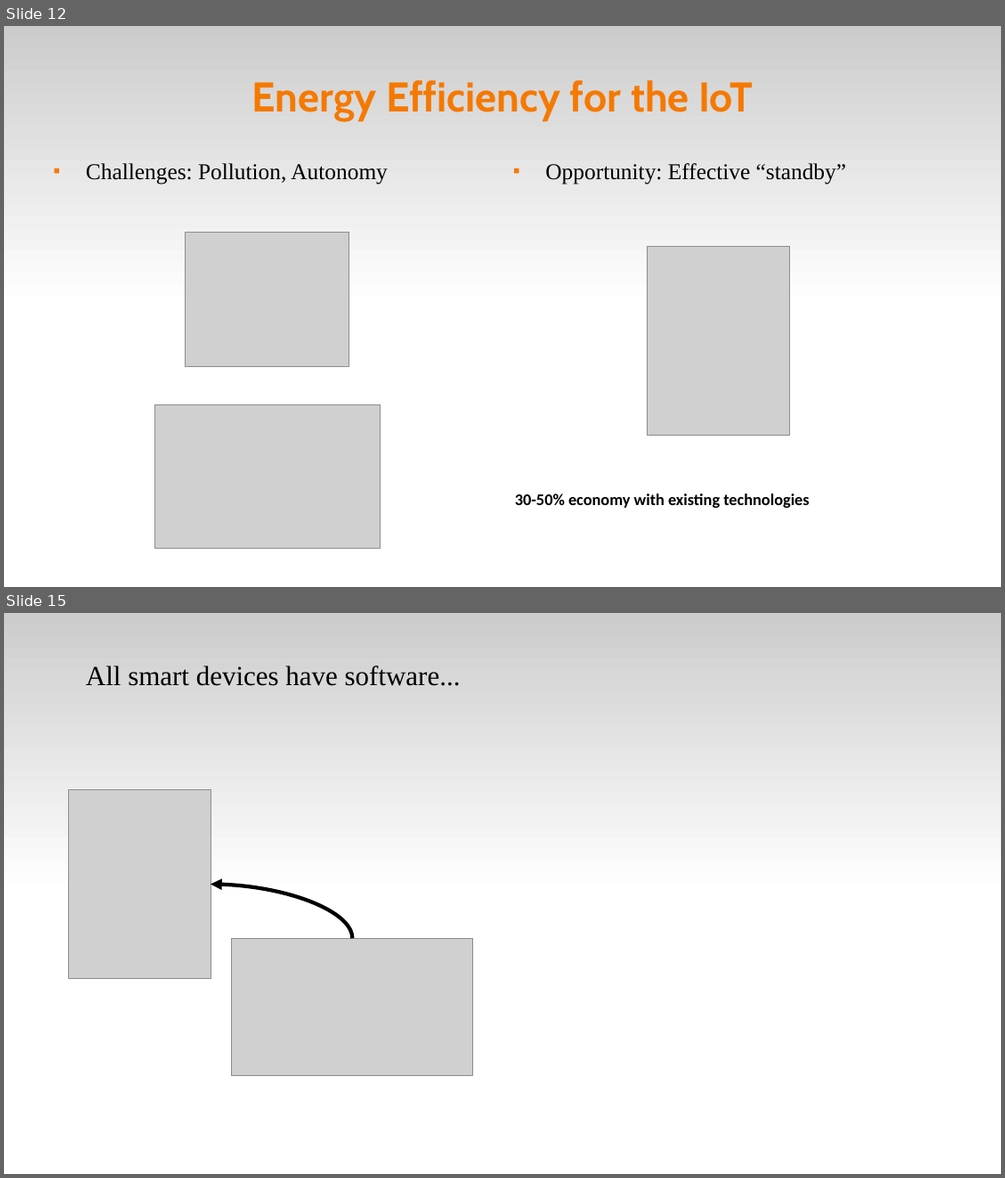
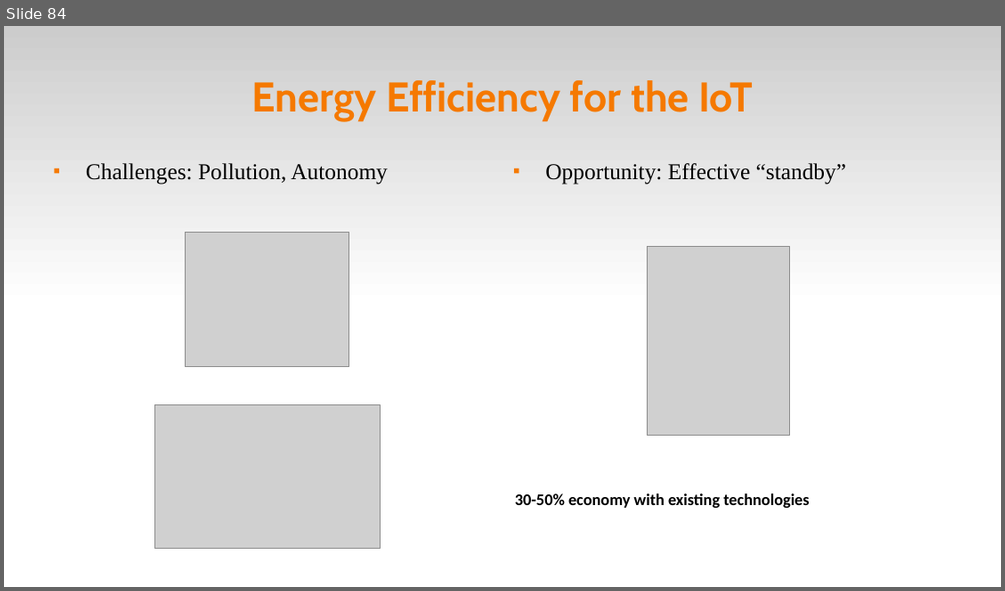
Before and after one commit to fsantanna-uerj/serrapilheira, a slide deck: LCTES/ceu-lctes-wip-expanded.odp. Shown one above the other, each under a label of ours: slides 12 and 15 before the commit, slide 84 after it; the slides between them are not shown. The pictures are 1005x1178 and 1005x591 pixels, drawn with LibreOffice and Linux fonts; fonts in the diff are those of the drawing; grey boxes stand for pictures. Boxes give left, top, right and bottom in pixels: in the first picture for what was removed or moved away, otherwise in the second. Text is boxed around its words. In the diff, an @@ line names an element or a change of style, - is before the commit and + after.

```diff
--- a/LCTES/ceu-lctes-wip-expanded.odp
+++ b/LCTES/ceu-lctes-wip-expanded.odp
@@ slide 15 removed at box(4, 613, 1001, 1174), background #FFFFFF; not listed: 1 template element that a slide beside it also shows @@
@@ text removed at box(86, 666, 461, 686) @@
-All smart devices have software...
@@ picture removed at box(68, 789, 210, 979) @@
@@ curved arrow removed from (352, 939) to (210, 884) @@
@@ picture removed at box(232, 939, 473, 1076) @@
@@ what was slide 12 is now slide 84 @@
```
Also in this commit, not shown: 15 slides changed, 7 slides added, 9 other slides removed, 2 other files.
